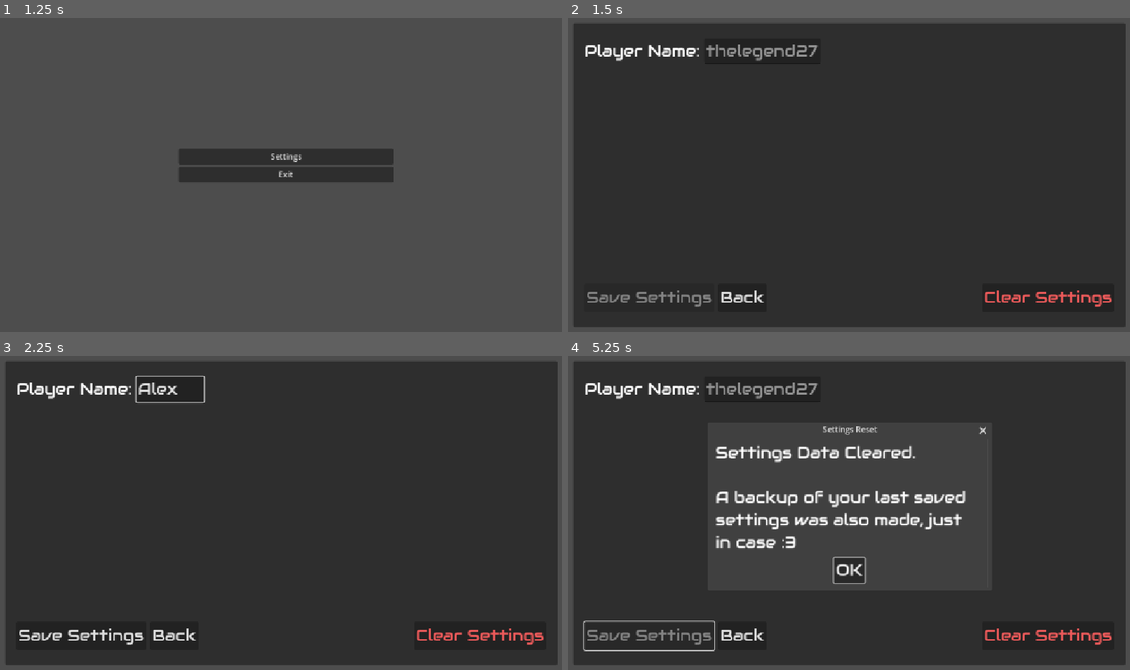
Above: before the commit, frames 1-4 (two rows, left to right).
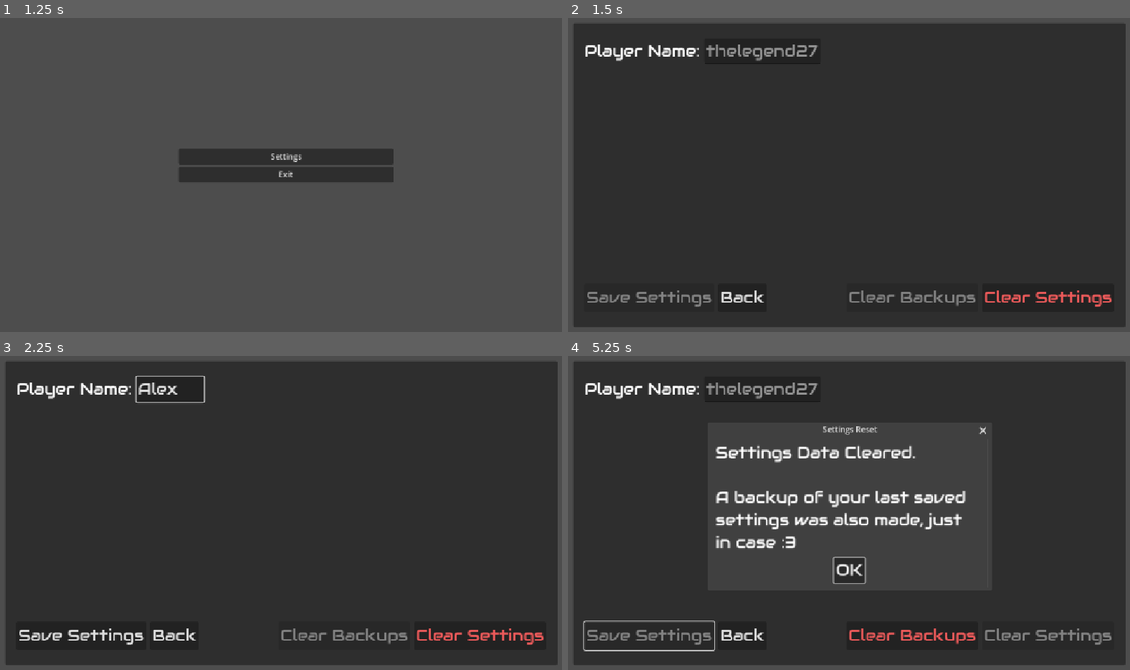
Above: after the commit, the same moments.

Repository: Electron7-7/a-poker-game-made-in-godot
Game: Godot game, scene res://dedicated_main/dedicated_main.tscn
Two runs of this game, one before a commit and one after it. Both use one fixed random seed, a clock stepped at 60 frames per second and the inputs below.
Inputs (mouse positions are in pixels of both pictures, inside the frame that each line leads up to):
- Up to frame 1 (1.25 s): tap Enter at 0.5 s
- Up to frame 2 (1.5 s): click "Settings" at 1.25 s
- Up to frame 3 (2.25 s): click (196, 387) at 2.02 s; type "Alex" at 2.1 s
- Up to frame 4 (5.25 s): click "Save Settings" at 2.75 s; click "Clear Settings" at 3.5 s; click (910, 635) at 4.25 s, where only the run after the commit has a clickable "Clear Backups"; click "OK" at 5 s

Frame 1 is identical in both runs. In frame 2, 0.3% of the frame differs, in the area x 50-73%, y 86-92%; in frame 3, 0.3%; in frame 4, 0.8%, in the area x 50-97%, y 86-93%.
Error after the commit: Cannot call method 'get_files' on a null value. (res://managers/game_manager.gd:14)

Commit message:
feature(added a way to clear backup saves, changed save files' location, and optimized saving in general): Save files and backup save files are now in their own directories and the 'Clear Backups' button toggles between being enabled and disabled depending on whether or not backup saves exist.

Diff:
--- a/managers/game_manager.gd
+++ b/managers/game_manager.gd
@@ -2,35 +2,63 @@
 
 static var _is_game_running   : bool = false
 static var _is_stop_requested : bool = false
-static var _save_file         := ConfigFile.new()
+static var _save_backup_limit : int = 5 # Probably make this higher / let user decide
 
-const _save_file_main   := "user://save_data.ini"
-const _save_file_backup := "user://save_data_backup.ini"
-const _try_save_limit   := 10
+static var _save_file   := ConfigFile.new()
+const _save_location    := "user://save_files/"
+const _backup_location  := _save_location + "backups/"
+const _save_file_main   := "save_data"
+const _save_file_backup := "save_data_backup_"
+const _save_extension   := ".ini"
+
+static var _backup_saves : PackedStringArray = DirAccess.open(_backup_location).get_files()
+
+func _save_name_main() -> String:
+    return _save_location + _save_file_main + _save_extension
+
+func _save_name_backup() -> String:
+    if(_backup_saves.size() >= _save_backup_limit):
+        print_debug("Save backup limit reached; removing backup file at: %s" % _backup_saves.get(0))
+        if(DirAccess.open(_save_location).remove(_backup_saves.get(0))):
+            _backup_saves.remove_at(0)
+    var new_backup_name : String = _backup_location + _save_file_backup + "_" + Time.get_date_string_from_system() + "_" + Time.get_time_string_from_system().replace(":","-") + _save_extension
+    _backup_saves.append(new_backup_name)
+    return new_backup_name
 
 func _notification(what: int) -> void:
     if(what == Object.NOTIFICATION_PREDELETE): # Pseudo-Destructor
-        var i : int = 0
-        var save_ret : Error = FAILED
-        while(save_ret != OK && i < _try_save_limit):
-            save_ret = SaveAll()
-            i += 1
-        if(save_ret != OK):
+        if(_save_file.save(_save_name_main()) != OK):
             printerr("Something went wrong while writing to the save file! There should be a backup save file that you can use to manually fix/update the main save file.")
 
+func HasBackups() -> bool:
+    return DirAccess.open(_backup_location).get_files().size() > 0
+
+func DANGEROUS_ClearBackupSaveData() -> void:
+    for backup in _backup_saves:
+        DirAccess.open(_backup_location).remove(backup)
+    _backup_saves.clear()
+
 func DANGEROUS_ClearAllSaveData() -> void:
-    _save_file.save(_save_file_backup) # Make backup of save data
-    _save_file = ConfigFile.new()
-    _save_file.save(_save_file_main) # Instantiate new empty save file
+    _save_file.save(_save_name_backup()) # Make a backup, first
+    _save_file = ConfigFile.new() # Clear save object
+    _save_file.save(_save_name_main()) # Clear save file
 
 func InitSaveData() -> void:
-    if(_save_file.load(_save_file_main) != OK): # Try to load the save file
+    if(!DirAccess.open(_save_location)):
+        DirAccess.make_dir_absolute(_save_location)
+
+    if(!DirAccess.open(_backup_location)):
+        DirAccess.make_dir_absolute(_backup_location)
+
+    if(_save_file.load(_save_name_main()) != OK): # Try to load the save file
         if(_save_file.load(_save_file_backup) != OK): # Try to load the backup file
-            _save_file.save(_save_file_main) # Instantiate new empty save file
+            _save_file.save(_save_name_main()) # Instantiate new empty save file
+            return
+        _save_file.load(_save_file_backup) # Load backup as new save file
 
-func SaveAll() -> Error:
-    _save_file.save(_save_file_backup)
-    return _save_file.save(_save_file_main)
+func SaveToFile() -> void:
+    _save_file.save(_save_name_backup())
+    _save_file.save(_save_name_main())
 
 func LoadAll(section: String) -> SafeReturn:
     if(!_save_file.has_section(section)):
@@ -48,10 +76,14 @@
     for key in data:
         Save(section, key, data.get(key))
 
-func Load(section : String, key : String) -> SafeReturn:
-    if(!_save_file.has_section_key(section, key)):
-        return SafeReturn.new(ERR_DOES_NOT_EXIST, null)
-    return SafeReturn.new(OK, _save_file.get_value(section, key))
+func Load(section : String, key : String, default_value : Variant) -> Variant:
+    if(_save_file.has_section_key(section, key)):
+        return _save_file.get_value(section, key)
+    if(!_save_file.has_section(section)):
+        printerr("GameManager::Load - the requested section doesn't exist! This function will return the default value for the requested key, and save it in the requested section. This will create a section in the save file that'll be empty except for this one key. Keep this in mind if any issues occur related to save data.")
+        Save(section, key, default_value)
+    # FIXME: Decide whether or not to also save the default value if the section exists but the key doesn't
+    return default_value
 
 func LoadSection(section : String, default_values : Dictionary[String, Variant]) -> SafeReturn:
     if(!_save_file.has_section(section)):
--- a/menus/settings_menu.gd
+++ b/menus/settings_menu.gd
@@ -9,10 +9,11 @@
 
 @onready var _confirm_clear : ConfirmationDialog = $"%ConfirmClear"
 @onready var _clear_notify  : AcceptDialog       = $"%ClearNotify"
-@onready var _back_button  : Button   = $"%Back"
-@onready var _save_button  : Button   = $"%Save"
-@onready var _clear_button : Button   = $"%Clear"
-@onready var _player_name  : LineEdit = $"%PlayerName"
+@onready var _back_button : Button = $"%Back"
+@onready var _save_button : Button = $"%Save"
+@onready var _clear_settings : Button = $"%ClearSettings"
+@onready var _clear_backups  : Button = $"%ClearBackups"
+@onready var _player_name : LineEdit = $"%PlayerName"
 
 func get_default_settings() -> Dictionary[String, Variant]:
     return \
@@ -31,18 +32,26 @@
 
 func clear_settings() -> void:
     global_GameManager.DANGEROUS_ClearAllSaveData()
+    _clear_notify.visible = true
+    _clear_settings.disabled = true
+    _clear_backups.disabled = !global_GameManager.HasBackups()
     load_settings()
-    _clear_notify.visible = true
+    global_GameManager.SaveToFile()
+
+func _clear_backup_saves() -> void:
+    global_GameManager.DANGEROUS_ClearBackupSaveData()
+    _clear_backups.disabled = !global_GameManager.HasBackups()
 
 func save_settings() -> void:
     global_GameManager.SaveSection(_settings_section, get_settings())
-    global_GameManager.SaveAll() # FIXME: remove from here and place before application exit, instead
+    global_GameManager.SaveToFile()
+    _clear_backups.disabled = false
+    _clear_settings.disabled = false
     _save_button.disabled = true
 
 func load_settings() -> void:
-    var try_get_settings : SafeReturn = global_GameManager.LoadSection(_settings_section, get_default_settings())
-    var data : Dictionary[String, Variant] = try_get_settings.get_data()
-    _player_name.text = data.get(_player_name.name)
+    var loaded_settings : Dictionary[String, Variant] = global_GameManager.LoadSection(_settings_section, get_default_settings()).get_data()
+    _player_name.text = loaded_settings.get(_player_name.name)
 
 func _unsaved_changes(_unused) -> void:
     _save_button.disabled = false
@@ -50,9 +59,12 @@
 func _ready() -> void:
     _back_button.pressed.connect(_go_back)
     _save_button.pressed.connect(save_settings)
-    _clear_button.pressed.connect(_confirm_clear_settings)
+    _clear_settings.pressed.connect(_confirm_clear_settings)
+    _clear_backups.pressed.connect(_clear_backup_saves)
+    _clear_backups.disabled = !global_GameManager.HasBackups()
+    _confirm_clear.confirmed.connect(clear_settings)
+
     _player_name.text_changed.connect(_unsaved_changes)
-    _confirm_clear.confirmed.connect(clear_settings)
     # connect all settings' relevant "-changed-" signals to "_unsaved_changes"
 
 func _go_back() -> void:
--- a/menus/settings_menu.tscn
+++ b/menus/settings_menu.tscn
@@ -71,7 +71,14 @@
 size_flags_horizontal = 3
 theme_override_styles/separator = SubResource("StyleBoxEmpty_v0bl3")
 
-[node name="Clear" type="Button" parent="Panel/VSplitContainer/HBoxContainer"]
+[node name="ClearBackups" type="Button" parent="Panel/VSplitContainer/HBoxContainer"]
+unique_name_in_owner = true
+layout_mode = 2
+focus_mode = 0
+theme_override_colors/font_color = Color(0.93, 0.3534, 0.3534, 1)
+text = "Clear Backups"
+
+[node name="ClearSettings" type="Button" parent="Panel/VSplitContainer/HBoxContainer"]
 unique_name_in_owner = true
 layout_mode = 2
 focus_mode = 0
